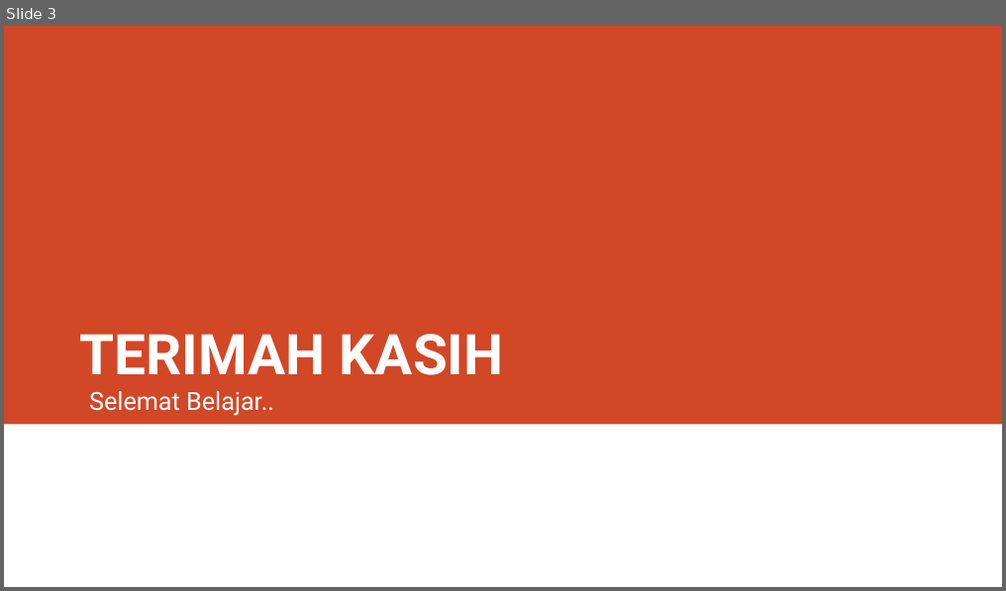
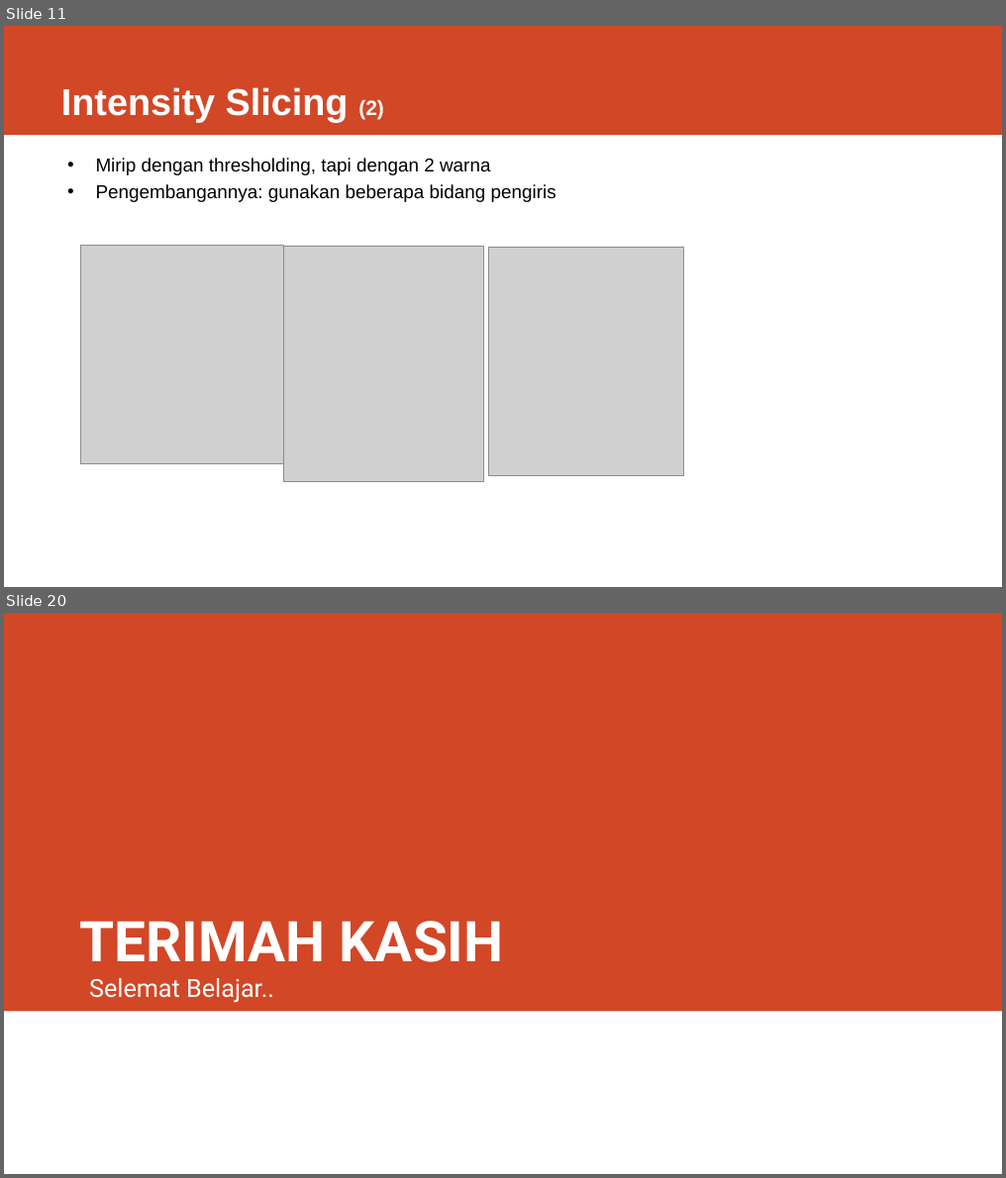
Before and after one commit to rizalarfani/Pengolahan-Citra-Digital-PCD-, a slide deck: Materi/Matriks.pptx. Shown one above the other, each under a label of ours: slide 3 before the commit, slides 11 and 20 after it; the slides between them are not shown. The pictures are 1006x591 and 1006x1178 pixels, drawn with LibreOffice and Linux fonts; fonts in the diff are those of the drawing; grey boxes stand for pictures. Boxes give left, top, right and bottom in pixels: in the first picture for what was removed or moved away, otherwise in the second. Text is boxed around its words. In the diff, an @@ line names an element or a change of style, - is before the commit and + after.

```diff
--- a/Materi/Matriks.pptx
+++ b/Materi/Matriks.pptx
@@ slide 11 added at bbox=[4, 26, 1002, 587], background #FFFFFF @@
@@ rectangle added at bbox=[4, 26, 1002, 135], fill #D24726 @@
@@ title added at bbox=[61, 87, 384, 122], 36 pt, text #FFFFFF, bold @@
+Intensity Slicing (2)
@@ text added at bbox=[96, 158, 556, 202], 18 pt, text #000000 @@
+• Mirip dengan thresholding, tapi dengan 2 warna
+• Pengembangannya: gunakan beberapa bidang pengiris
@@ picture added at bbox=[80, 246, 283, 464] @@
@@ picture added at bbox=[283, 246, 484, 482] @@
@@ picture added at bbox=[488, 247, 684, 475] @@
@@ what was slide 3 is now slide 20 @@
```
Also in this commit, not shown: 1 slide changed, 17 other slides added, 1 slide removed, 2 other files.
